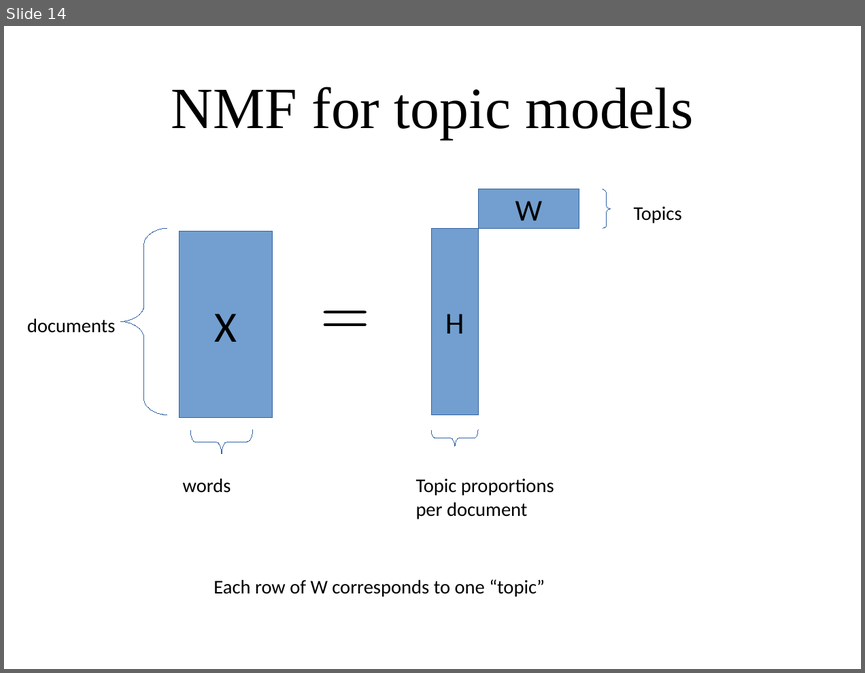
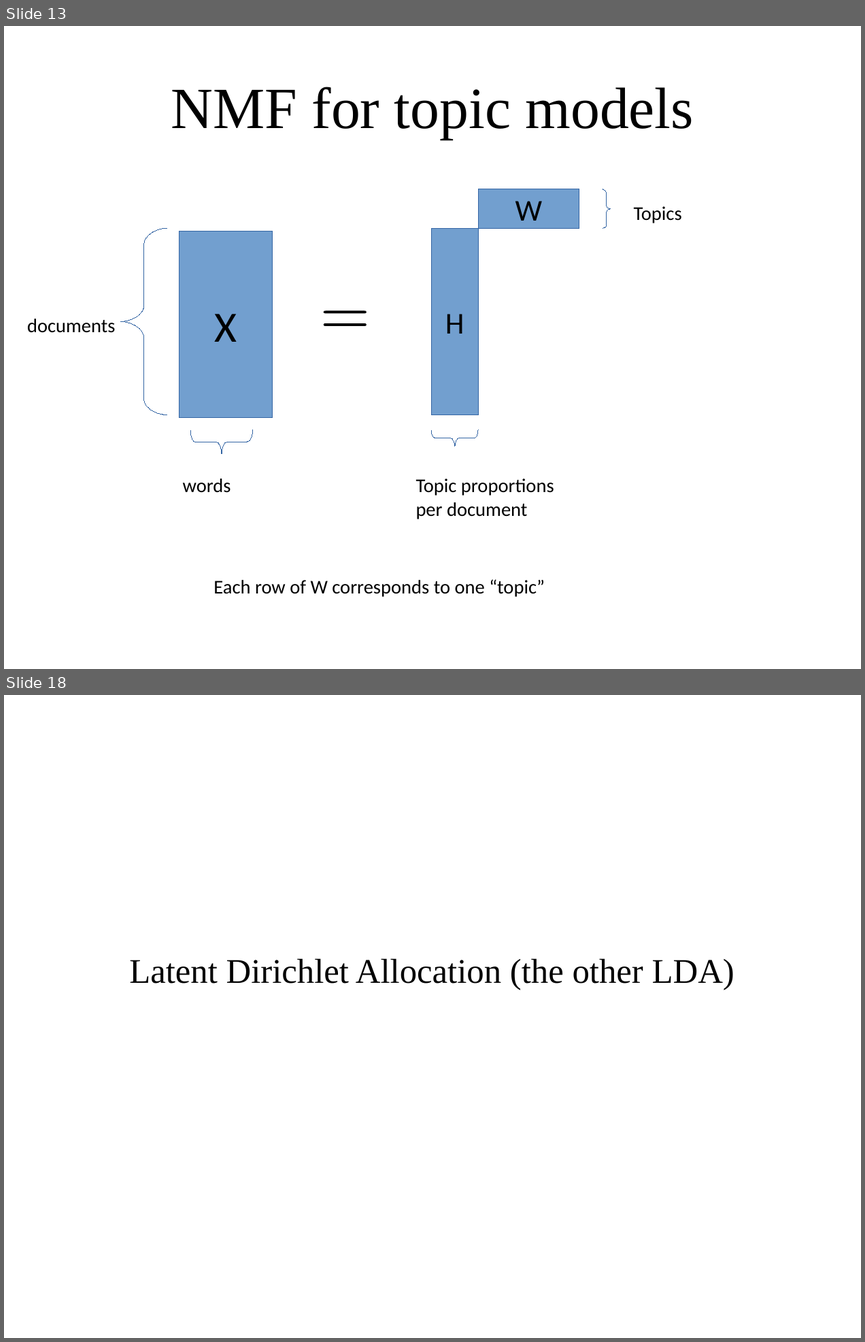
Before and after one commit to amueller/applied_ml_spring_2017, a slide deck: slides/aml-20-040517.odp. Shown one above the other, each under a label of ours: slide 14 before the commit, slides 13 and 18 after it; the slides between them are not shown. The pictures are 865x673 and 865x1342 pixels, drawn with LibreOffice and Linux fonts; fonts in the diff are those of the drawing. Boxes give left, top, right and bottom in pixels: in the first picture for what was removed or moved away, otherwise in the second. Text is boxed around its words. In the diff, an @@ line names an element or a change of style, - is before the commit and + after.

```diff
--- a/slides/aml-20-040517.odp
+++ b/slides/aml-20-040517.odp
@@ slide 18 added at [4,695,861,1338], background #FFFFFF @@
@@ subtitle added at [129,958,734,989], 32 pt, text #000000 @@
+Latent Dirichlet Allocation (the other LDA)
@@ what was slide 14 is now slide 13 @@
```
Also in this commit, not shown: 2 slides changed, 14 other slides added, 1 slide removed, 1 other file.
